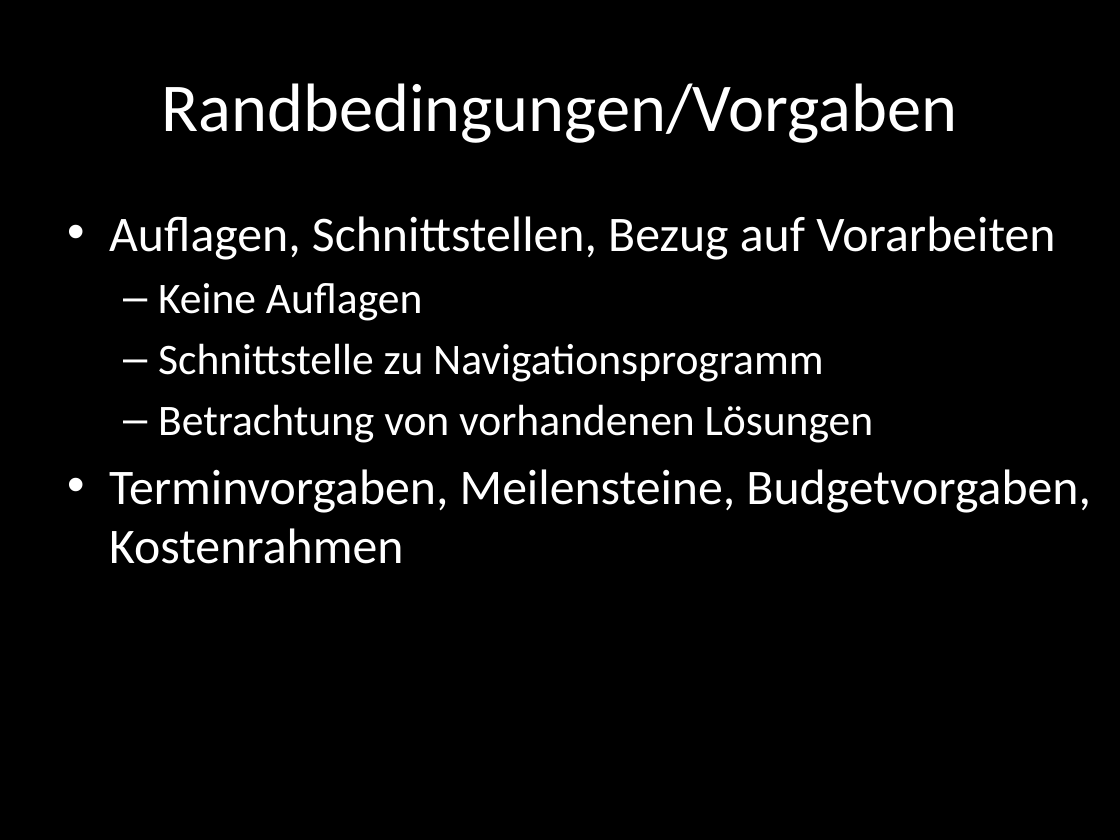
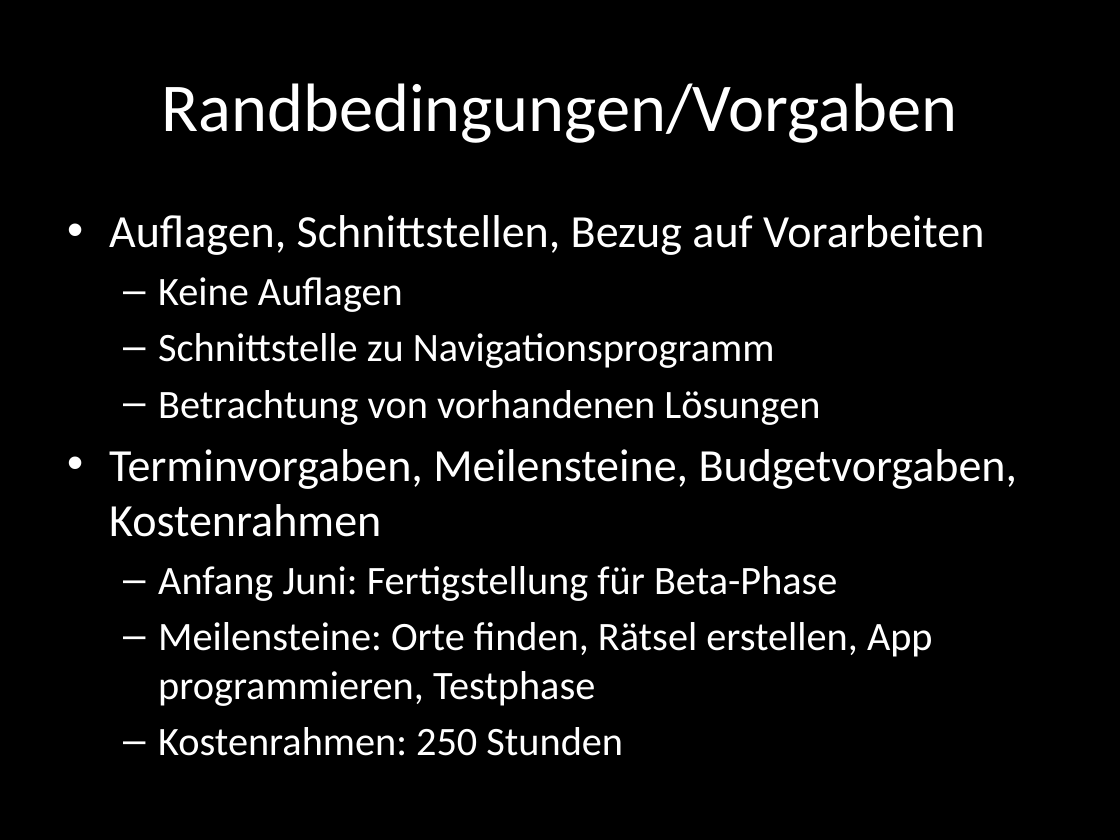
Before and after one commit to grossstadtjungle2/orga, a slide deck: slide 6 of Projektauftrag.pptx. Drawn at 1120x840 pixels with LibreOffice and Linux fonts; fonts in the diff are those of the drawing. Boxes give left, top, right and bottom in pixels: in the first picture for what was removed or moved away, otherwise in the second. Text is boxed around its words. In the diff, an @@ line names an element or a change of style, - is before the commit and + after.

```diff
--- a/Projektauftrag.pptx
+++ b/Projektauftrag.pptx
@@ text at (109, 215, 1017, 537): size 32 to 29.6 pt in "Auflagen, Schnittstellen, Bezug auf Vorarbeiten", "Terminvorgaben, Meilensteine, Budgetvorgaben, Kostenrahmen"; size 28 to 25.9 pt in "Keine Auflagen", "Schnittstelle zu Navigationsprogramm", "Betrachtung von vorhandenen Lösungen" @@
@@ text at (158, 566, 933, 756): paragraphs added @@
+  – Anfang Juni: Fertigstellung für Beta-Phase
+  – Meilensteine: Orte finden, Rätsel erstellen, App programmieren, Testphase
+  – Kostenrahmen: 250 Stunden
```
Also in this commit, not shown: 4 other slides changed.
